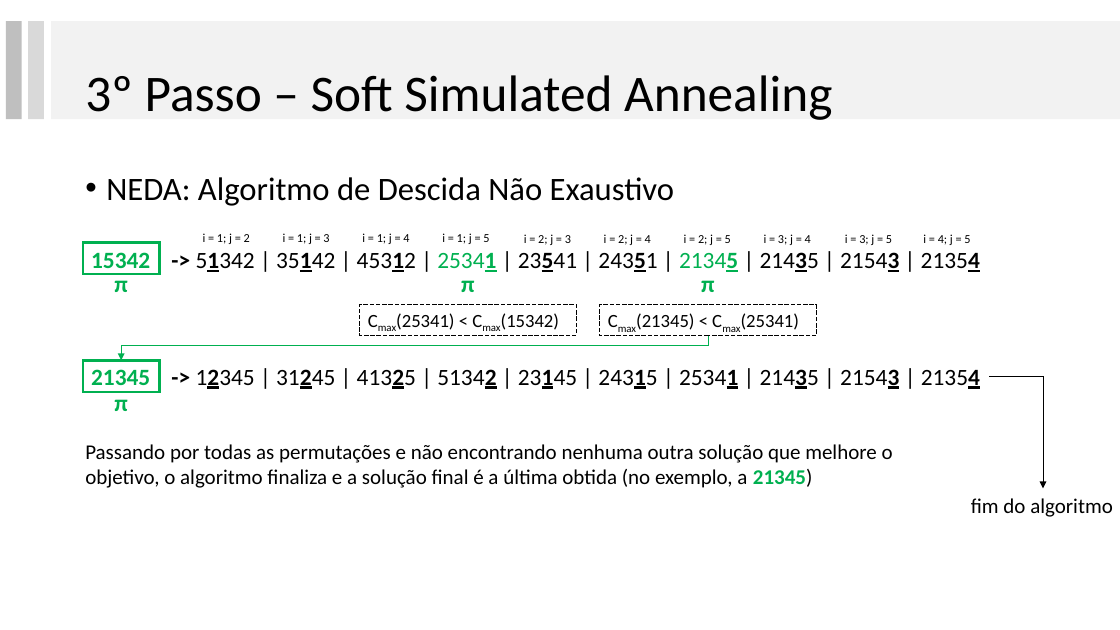
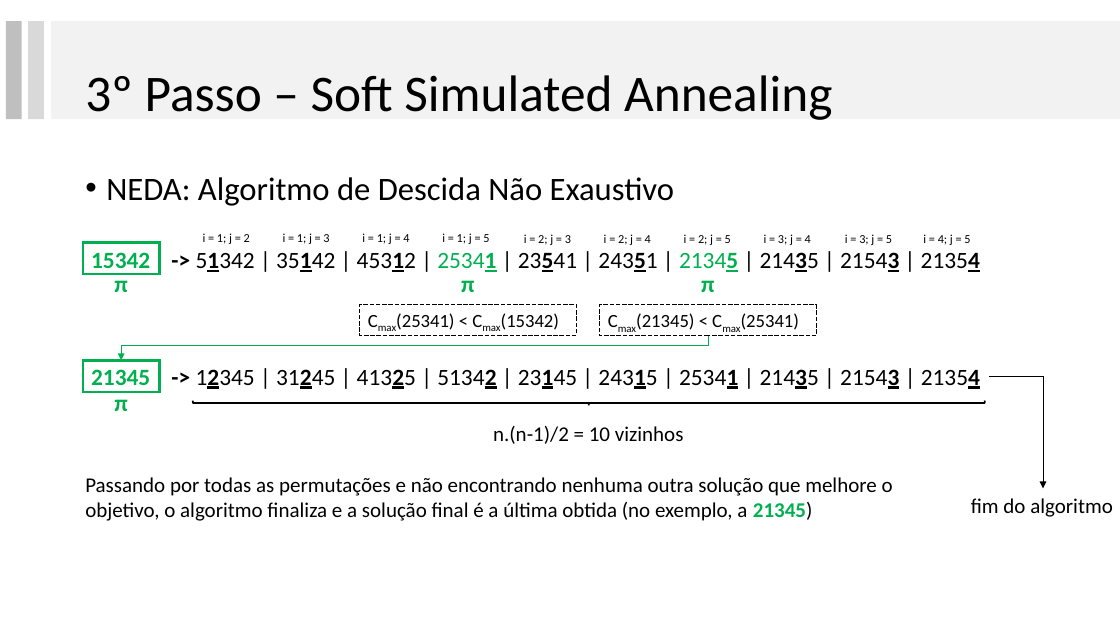
Before and after one commit to lpbiasoto/metaheuristicas, a slide deck: slide 12 of ApresentacaoRibas/apresentaçãoRibas_JHA.pptx. Drawn at 1120x630 pixels with LibreOffice and Linux fonts; fonts in the diff are those of the drawing. Boxes give left, top, right and bottom in pixels: in the first picture for what was removed or moved away, otherwise in the second. Text is boxed around its words. In the diff, an @@ line names an element or a change of style, - is before the commit and + after.

```diff
--- a/ApresentacaoRibas/apresentaçãoRibas_JHA.pptx
+++ b/ApresentacaoRibas/apresentaçãoRibas_JHA.pptx
@@ left brace added at [193, 400, 985, 405], outline #000000 1.5 pt @@
@@ text added at [493, 426, 684, 444], 18 pt, text #000000 @@
+n.(n-1)/2 = 10 vizinhos
@@ text "Passando por todas as permutações ...": place and size @@
-text "Passando por todas as permutações ..." at [85, 444, 893, 488]
+text "Passando por todas as permutações ..." at [85, 477, 893, 521]
```
Also in this commit, not shown: 3 other slides changed.
